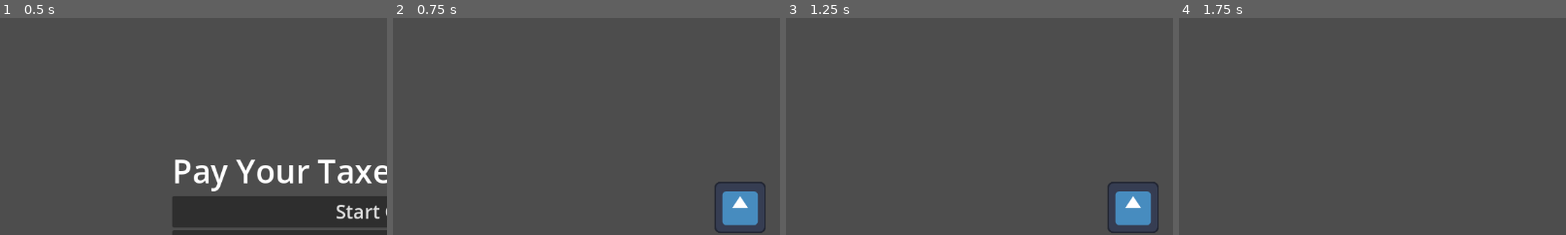
Above: before the commit, frames 1-4 (left to right).
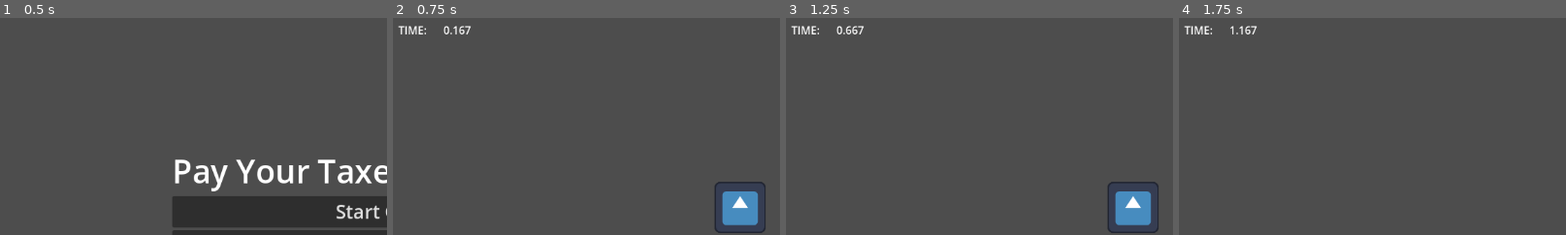
Above: after the commit, the same moments.

Repository: BriarLeaves/gun-wizard-loop-game
Game: Godot game, scene res://start_menu.tscn
Same seed, same stepped clock (60 frames per second), same inputs: the game is played once before the commit and once after it. The engine's default icon, where the game draws it, is replaced by a stand-in: a white triangle on a blue panel in a dark square. Sound files missing from this copy of the repository are replaced by a short silence.
Inputs (mouse positions are % of the whole screen's width and height, from its top left):
- Up to frame 1 (0.5 s): no input
- Up to frame 2 (0.75 s): click "Start Game" at 0.5 s
- Up to frame 3 (1.25 s): no input
- Up to frame 4 (1.75 s): tap Enter at 1.25 s; move the mouse to (72, 45) at 1.27 s; hold D (move_right) from 1.28 s (still down); click (72, 45) at 1.35 s
The pictures show only the part of the screen within x 0-50%, y 1-51%; the shares and areas given below are measured in that part.

Frame 1 is identical in both runs. In frame 2, 0.3% of the frame differs, in the area x 1-21%, y 3-8%; in frame 3, 0.3%; in frame 4, 0.3%.

Commit message:
Added a timer

Diff:
--- a/gun-wizard-loop-game/audio_manager.gd
+++ b/gun-wizard-loop-game/audio_manager.gd
@@ -44,7 +44,7 @@
 
 func play_jingle(file_path: String, volume_db: float):
 	jingling = true
-	var _timestamp: float = music.get_playback_position()
+	var timestamp: float = music.get_playback_position()
 	music.stop()
 	music.volume_db = volume_db
 	music.stream = load(file_path)
@@ -52,6 +52,5 @@
 	await music.finished
 	music.stream = current_music
 	music.volume_db = music_volume
-	#music.play(timestamp)
-	music.play()
+	music.play(timestamp)
 	jingling = false
--- a/gun-wizard-loop-game/bullet.gd
+++ b/gun-wizard-loop-game/bullet.gd
@@ -8,6 +8,7 @@
 
 # Called when the node enters the scene tree for the first time.
 func _ready() -> void:
+	AudioManager.play_sound("res://sounds/shot.wav", -12)
 	pass # Replace with function body.
 
 
--- /dev/null
+++ b/gun-wizard-loop-game/game_manager.gd
@@ -0,0 +1,13 @@
+extends Node
+
+var game_is_running: bool = false
+var time_in_game: float = 0
+var high_score: float = 0
+
+func _ready():
+	pass
+
+func _process(delta):
+	if game_is_running:
+		time_in_game += delta
+	pass
--- a/gun-wizard-loop-game/player_character.gd
+++ b/gun-wizard-loop-game/player_character.gd
@@ -11,6 +11,8 @@
 signal shoot_bullet
 
 func _ready():
+	GameManager.game_is_running = true
+	GameManager.time_in_game = 0
 	pass
 
 func _process(delta):
@@ -49,4 +51,5 @@
 		AudioManager.play_jingle("res://sounds/evil-laugh.ogg", -12)
 	else:
 		AudioManager.play_jingle("res://sounds/evil-laugh-2.ogg", -12)
+		GameManager.game_is_running = false
 	get_tree().change_scene_to_file("res://game_over.tscn")
--- a/gun-wizard-loop-game/project.godot
+++ b/gun-wizard-loop-game/project.godot
@@ -18,6 +18,7 @@
 [autoload]
 
 AudioManager="*res://audio_manager.gd"
+GameManager="*res://game_manager.gd"
 
 [input]
 
--- a/gun-wizard-loop-game/room.tscn
+++ b/gun-wizard-loop-game/room.tscn
@@ -6,6 +6,7 @@
 [ext_resource type="Script" uid="uid://cct7dhqh8jhx8" path="res://enemy_spawner.gd" id="4_v5vuv"]
 [ext_resource type="PackedScene" uid="uid://b0gosr6n3cbhe" path="res://digging_enemy.tscn" id="4_x5k2b"]
 [ext_resource type="PackedScene" uid="uid://bveage22x5vqw" path="res://exploding_enemy.tscn" id="5_8cv3p"]
+[ext_resource type="Script" uid="uid://b5tftnygisini" path="res://ui_label.gd" id="7_8cv3p"]
 
 [sub_resource type="Curve2D" id="Curve2D_ka7wq"]
 _data = {
@@ -57,5 +58,16 @@
 wait_time = 1.5
 autostart = true
 
+[node name="VBoxContainer" type="MarginContainer" parent="."]
+offset_right = 47.0
+offset_bottom = 40.0
+theme_override_constants/margin_left = 8
+theme_override_constants/margin_top = 8
+
+[node name="Label" type="Label" parent="VBoxContainer"]
+layout_mode = 2
+text = "Time: "
+script = ExtResource("7_8cv3p")
+
 [connection signal="shoot_bullet" from="Player" to="BulletManager" method="_on_player_shoot_bullet"]
 [connection signal="timeout" from="EnemyTimer" to="." method="_on_timer_timeout"]
--- /dev/null
+++ b/gun-wizard-loop-game/ui_label.gd
@@ -0,0 +1,4 @@
+extends Label
+
+func _process(delta):
+	text = "TIME: " + ("%10.3f" % GameManager.time_in_game)
Not shown, added: gun-wizard-loop-game/game_manager.gd.uid
Not shown: 1 places in gun-wizard-loop-game/room.tscn that only renumber resources
Not shown, added: gun-wizard-loop-game/ui_label.gd.uid
